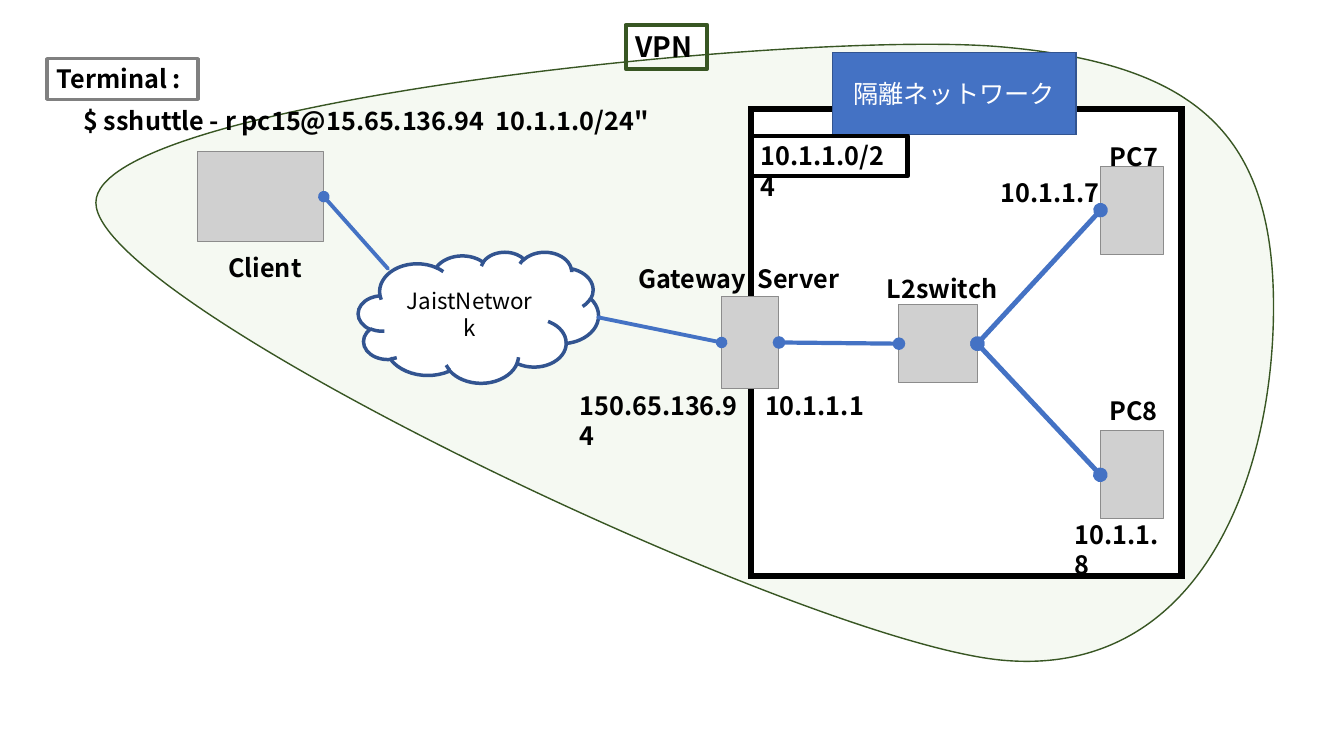
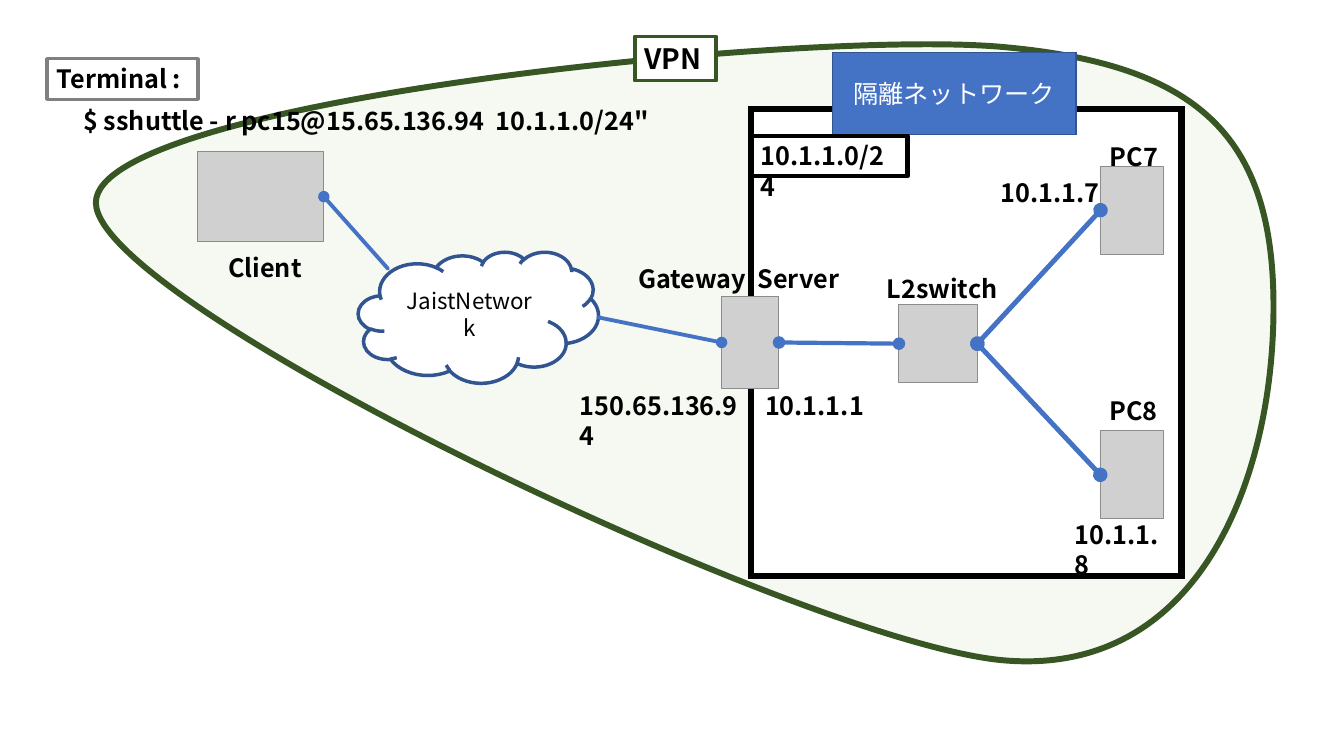
Before and after one commit to Alice-to-Bob/Graduate_School, a slide deck: slide 7 of SUBTHEME/graphs/network_archtecture.pptx. Drawn at 1344x756 pixels with LibreOffice and Linux fonts; fonts in the diff are those of the drawing; grey boxes stand for pictures. Boxes give left, top, right and bottom in pixels: in the first picture for what was removed or moved away, otherwise in the second. Text is boxed around its words. In the diff, an @@ line names an element or a change of style, - is before the commit and + after.

```diff
--- a/SUBTHEME/graphs/network_archtecture.pptx
+++ b/SUBTHEME/graphs/network_archtecture.pptx
@@ freeform shape at (x1=96, y1=44, x2=1273, y2=661): outline #385723 1 pt to #385723 4.25 pt @@
@@ rectangle "VPN" moved from (x1=626, y1=25, x2=708, y2=70) to (x1=635, y1=36, x2=717, y2=81) @@
@@ rectangle "VPN" at (x1=635, y1=36, x2=717, y2=81): fill none to #FFFFFF @@
```
Also in this commit, not shown: 1 other slide changed, 10 other files.
